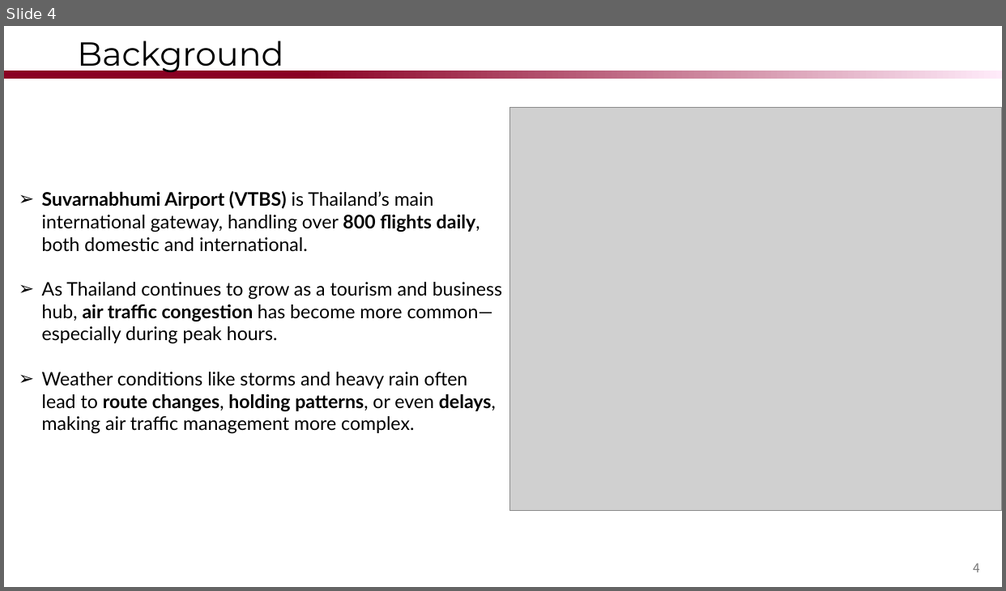
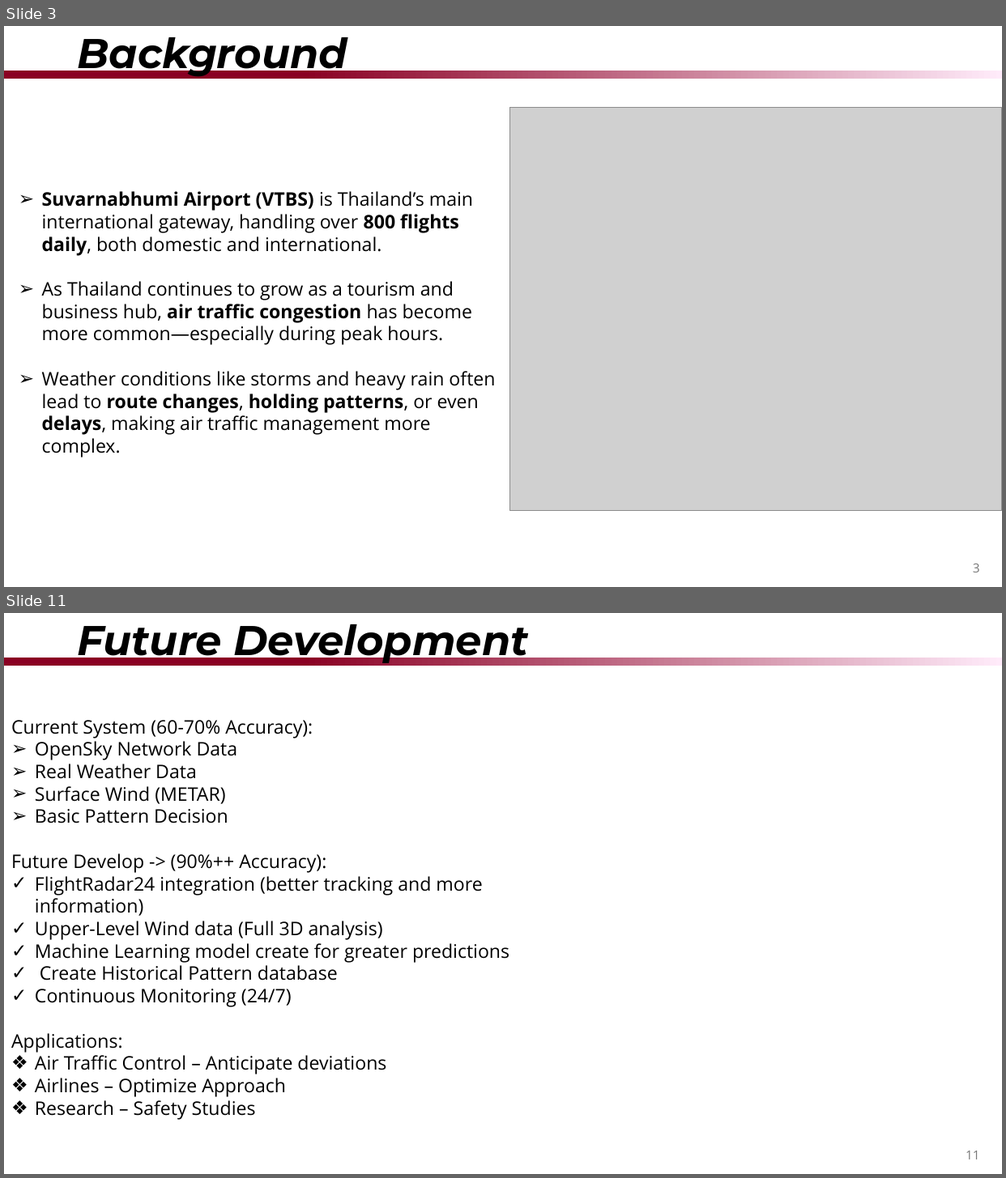
Before and after one commit to krithymn/ATMCODE, a slide deck: ProgressSlide/FinalPresentation.pptx. Shown one above the other, each under a label of ours: slide 4 before the commit, slides 3 and 11 after it; the slides between them are not shown. The pictures are 1006x591 and 1006x1178 pixels, drawn with LibreOffice and Linux fonts; fonts in the diff are those of the drawing; grey boxes stand for pictures; background and template pictures are left out. Boxes give left, top, right and bottom in pixels: in the first picture for what was removed or moved away, otherwise in the second. Text is boxed around its words. In the diff, an @@ line names an element or a change of style, - is before the commit and + after.

```diff
--- a/ProgressSlide/FinalPresentation.pptx
+++ b/ProgressSlide/FinalPresentation.pptx
@@ slide 11 added at box(4, 613, 1002, 1174), background #FFFFFF; not listed: 1 template element that a slide beside it also shows @@
@@ title added at box(77, 624, 529, 666), 40 pt, text #000000, bold, italic @@
+Future Development
@@ text added at box(11, 720, 509, 1120), 18 pt, text #000000 @@
+Current System (60-70% Accuracy):
+➢ OpenSky Network Data
+➢ Real Weather Data
+➢ Surface Wind (METAR)
+➢ Basic Pattern Decision
+Future Develop -> (90%++ Accuracy):
+✓ FlightRadar24 integration (better tracking and more information)
+✓ Upper-Level Wind data (Full 3D analysis)
+✓ Machine Learning model create for greater predictions
+✓ Create Historical Pattern database
+✓ Continuous Monitoring (24/7)
+Applications:
+❖ Air Traffic Control – Anticipate deviations
+❖ Airlines – Optimize Approach
+❖ Research – Safety Studies
@@ page number added at box(965, 1151, 980, 1160), 12 pt, text #797979 @@
+11
@@ what was slide 4 is now slide 3 @@
@@ slide 3 changed as well @@
@@ title "Background" at box(77, 37, 347, 79): size 32 to 40 pt, bold on, italic on @@
@@ text "Suvarnabhumi Airport (VTBS) is Thailand’s ..." at box(42, 191, 495, 458): font Lato to Open Sans @@
@@ page number at box(973, 564, 980, 573): text changed; font Noto Sans CJK JP to Open Sans @@
-4
+3
```
Also in this commit, not shown: 1 other slide changed, 9 other slides added, 4 slides removed, 25 other files.
